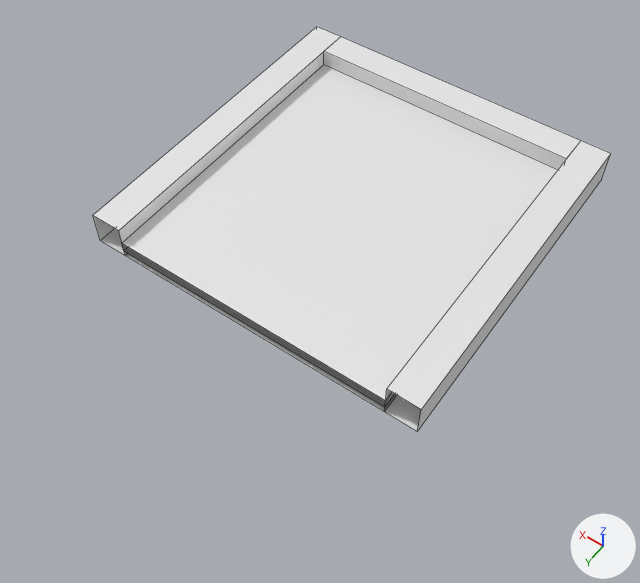
One commit to the Blender file static/block/start/1.blend: the scene before it, then after it.
One viewpoint serves both versions: a camera (50 mm lens) standing at (-4.5, 7.22, 9.0) and looking at (-0.36, 1.42, -0.11). Lighting does not change. The marker at lower right points along +X, +Y and +Z. Mesh edges are drawn as thin lines.

Names of what the first picture shows: 'cuboid_0_slab', 'cuboid_0_wall', 'cuboid_0_wall.001', 'cuboid_0_wall.002', 'cuboid_0_wall.003'.
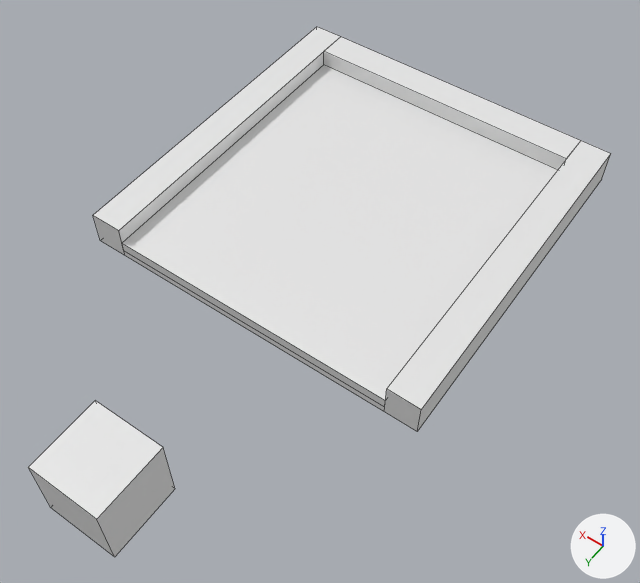
Boxes (x1, y1, x2, y2) around the edits, measured in the pictures (640 x 583 px):
'slot', added
    after: (28, 401, 175, 557)
'cap', added
    after: (93, 216, 421, 431)
'cuboid_0_wall', unchanged, covered by the edit
    before: (124, 247, 397, 411)

Diff of the bpy script that builds the scene:
```diff
--- a/static/block/start/1.blend.py
+++ b/static/block/start/1.blend.py
@@ me_cube @@
+me_cube.from_pydata(...)  # a box spanning x -0.5..0.5, y -0.5..0.5, z -0.5..0.5
@@ me_wall_002_001_1 @@
+me_wall_002_001_1.from_pydata([(-2.5, 2.5, 0.0), (-2.05, 2.5, 0.0), (-2.5, 2.5, 0.5), (-2.05, 2.5, 0.5), (-2.05, 2.5, 0.1), (2.05, 2.5, 0.1), (-2.05, 2.5, 0.25), (2.05, 2.5, 0.25), (-2.05, 2.5, 0.0), (2.05, 2.5, 0.0), (-2.05, 2.5, 0.1), (2.05, 2.5, 0.1), (2.05, 2.5, 0.0), (2.5, 2.5, 0.0), (2.05, 2.5, 0.5), (2.5, 2.5, 0.5)], [], [(1, 0, 2, 3), (5, 4, 6, 7), (9, 8, 10, 11), (13, 12, 14, 15)])
@@ ob_slot @@
+ob_slot = bpy.data.objects.new('slot', me_cube)
+ob_slot.location = (0.0, 5.0, 0.0)
@@ ob_cap @@
+ob_cap = bpy.data.objects.new('cap', me_wall_002_001_1)
+ob_cap.location = (0.0, 0.0, 0.0)
```
